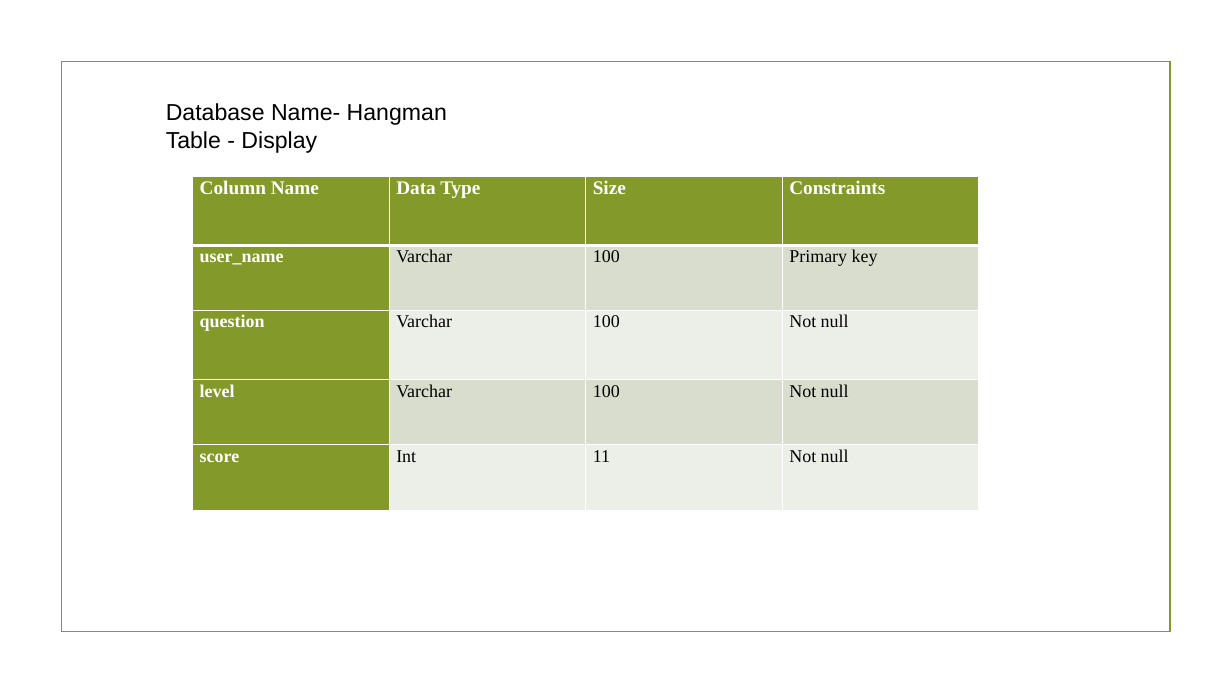
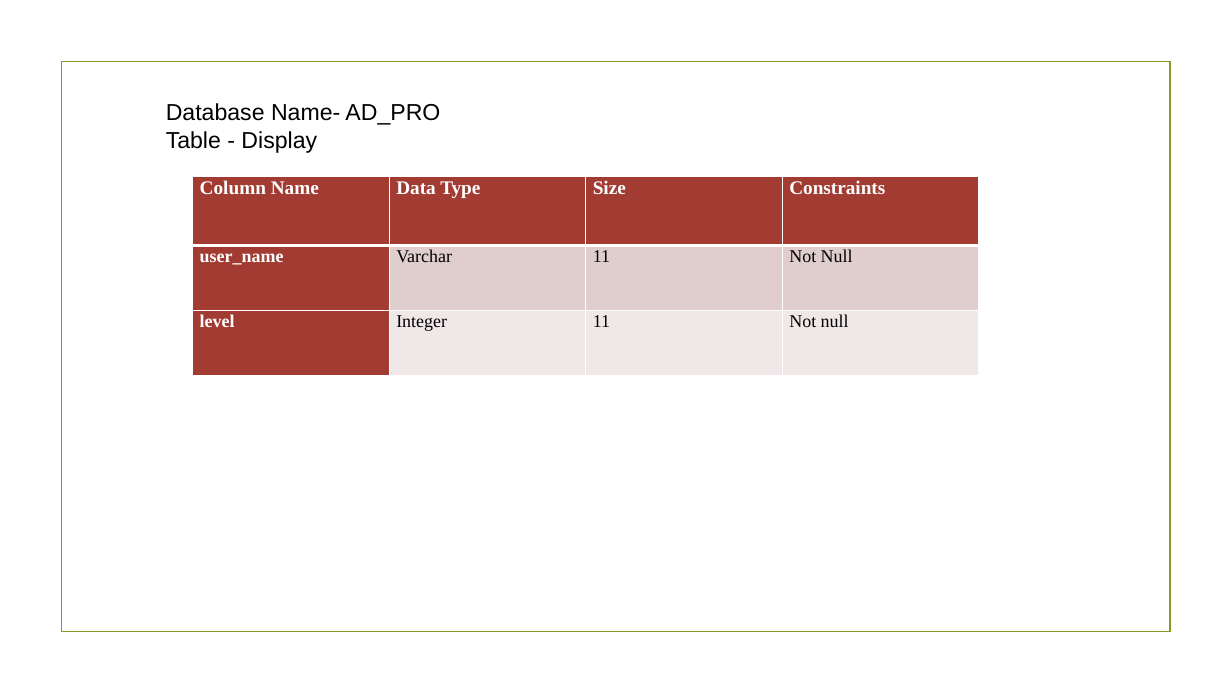
Before and after one commit to ganpat-university/ict-gnu-adprojects-2017-hangman, a slide deck: slide 16 of Hangman.pptx (slide 14 before the commit). Drawn at 1232x693 pixels with LibreOffice and Linux fonts; fonts in the diff are those of the drawing; background and template pictures are left out. Boxes give left, top, right and bottom in pixels: in the first picture for what was removed or moved away, otherwise in the second. Text is boxed around its words. In the diff, an @@ line names an element or a change of style, - is before the commit and + after.

```diff
--- a/Hangman.pptx
+++ b/Hangman.pptx
@@ text at bbox=[166, 103, 440, 125]: text changed @@
-Database Name- Hangman
+Database Name- AD_PRO
@@ table at bbox=[193, 177, 981, 376] @@
-row 2: user_name | Varchar | 100 | Primary key
-row 3: question | Varchar | 100 | Not null
-row 4: level | Varchar | 100 | Not null
-row 5: score | Int | 11 | Not null
+row 2: user_name | Varchar | 11 | Not Null
+row 3: level | Integer | 11 | Not null
```
Also in this commit, not shown: 11 other slides changed, 8 slides added, 2 slides removed, 1 other file.
